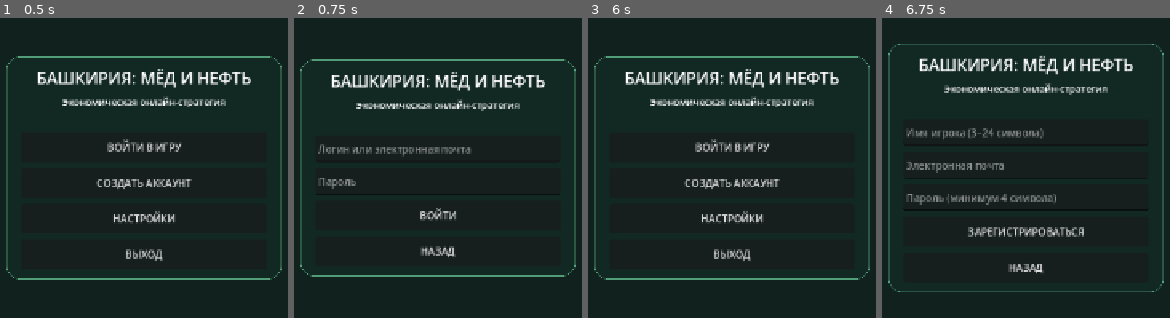
Above: before the commit, frames 1-4 (left to right).
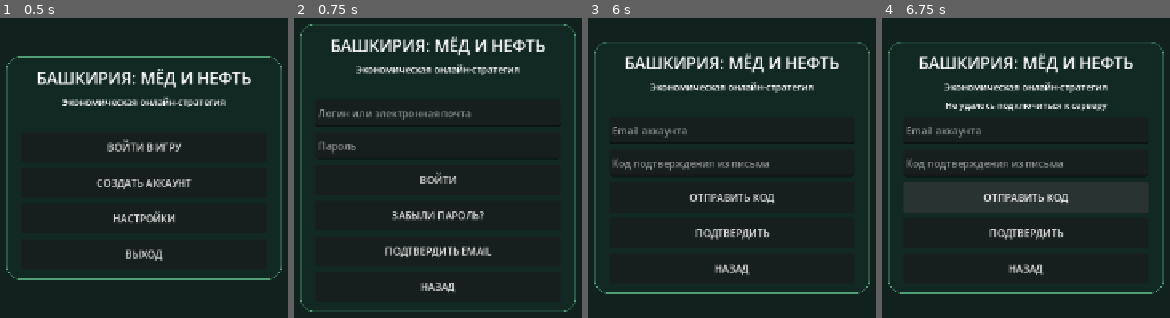
Above: after the commit, the same moments.

Repository: maillunex-lang/LunexEconom
Game: Godot game, scene res://main.tscn
The game is run twice, just before and just after one commit, with the same random seed, the same clock (stepped at 60 frames per second) and the same inputs.
Inputs (mouse positions are in pixels of both pictures, inside the frame that each line leads up to):
- Up to frame 1 (0.5 s): no input
- Up to frame 2 (0.75 s): click "ВОЙТИ В ИГРУ" at 0.5 s
- Up to frame 3 (6 s): click "НАЗАД" at 1.25 s; click "СОЗДАТЬ АККАУНТ" at 2 s; click "НАЗАД" at 2.75 s; click "НАСТРОЙКИ" at 3.5 s; click "НАЗАД" at 4.25 s; click "ВОЙТИ В ИГРУ" at 5 s; click (732, 252) at 5.75 s, where only the run after the commit has a clickable "ПОДТВЕРДИТЬ EMAIL"
- Up to frame 4 (6.75 s): click (1026, 198) at 6.5 s, where only the run after the commit has a clickable "ОТПРАВИТЬ КОД"

Frame 1 is identical in both runs. In frame 2, 13% of the frame differs, in the area x 2-98%, y 2-98%; in frame 3, 12%; in frame 4, 9.5%.

Commit message:
feat(android): add email confirmation, recovery and logout-all screens

Diff:
--- a/client/main.gd
+++ b/client/main.gd
@@ -7,6 +7,9 @@
 var username: LineEdit
 var email: LineEdit
 var password: LineEdit
+var security_email: LineEdit
+var security_code: LineEdit
+var new_password: LineEdit
 var login_id: LineEdit
 var token := ""
 var mode := "home"
@@ -125,6 +128,8 @@
     login_id = _field("Логин или электронная почта")
     password = _field("Пароль", true)
     _button("ВОЙТИ", func(): _submit_login())
+    _button("ЗАБЫЛИ ПАРОЛЬ?", func(): _show_recovery())
+    _button("ПОДТВЕРДИТЬ EMAIL", func(): _show_verification())
     _button("НАЗАД", func(): _show_home())
     _layout()
 
@@ -136,6 +141,27 @@
     password = _field("Пароль (минимум 4 символа)", true)
     _button("ЗАРЕГИСТРИРОВАТЬСЯ", func(): _submit_register())
     _button("НАЗАД", func(): _show_home())
+    _layout()
+
+func _show_recovery() -> void:
+    mode = "recovery"
+    _panel()
+    security_email = _field("Email аккаунта")
+    security_code = _field("Код из письма (для смены пароля)")
+    new_password = _field("Новый пароль (от 4 символов)", true)
+    _button("ПОЛУЧИТЬ КОД", func(): _send("/auth/password/request", {"email":security_email.text.strip_edges()}))
+    _button("СМЕНИТЬ ПАРОЛЬ", func(): _send("/auth/password/reset", {"token":security_code.text.strip_edges(), "password":new_password.text}))
+    _button("НАЗАД", func(): _show_login())
+    _layout()
+
+func _show_verification() -> void:
+    mode = "verification"
+    _panel()
+    security_email = _field("Email аккаунта")
+    security_code = _field("Код подтверждения из письма")
+    _button("ОТПРАВИТЬ КОД", func(): _send("/auth/verify/request", {"email":security_email.text.strip_edges()}))
+    _button("ПОДТВЕРДИТЬ", func(): _send("/auth/verify/confirm", {"token":security_code.text.strip_edges()}))
+    _button("НАЗАД", func(): _show_login())
     _layout()
 
 func _show_settings() -> void:
@@ -150,6 +176,8 @@
         _show_settings()
     )
     _label("Горизонтальный экран · безопасные поля", 13)
+    if GameSession.is_authenticated():
+        _button("ВЫЙТИ СО ВСЕХ УСТРОЙСТВ", func(): _send("/auth/logout-all", {}))
     _button("НАЗАД", func(): _show_home())
     _layout()
 
@@ -165,6 +193,8 @@
     pending = route
     status_label.text = "Подключение к серверу..."
     var headers := PackedStringArray(["Content-Type: application/json"])
+    if GameSession.is_authenticated():
+        headers.append("Authorization: Bearer " + GameSession.access_token)
     var err := request.request(API + route, headers, HTTPClient.METHOD_POST, JSON.stringify(payload))
     if err != OK:
         busy = false
@@ -178,13 +208,20 @@
     var data = JSON.parse_string(body.get_string_from_utf8())
     if not data is Dictionary:
         status_label.text = "Некорректный ответ сервера"
+        return
+    if code == 200 and pending == "/auth/logout-all":
+        GameSession.sign_out()
+        _show_home()
+        return
+    if code == 200 and pending.begins_with("/auth/") and not data.has("token"):
+        status_label.text = "Операция выполнена. Проверьте почту, если запрашивали код."
         return
     if code == 200 and data.has("token"):
         token = str(data.token)
         GameSession.sign_in(token, str(data.get("username", "")))
         _enter_world()
     else:
-        var errors := {"invalid_username":"Проверьте имя игр …(215 unchanged characters)… Слишком много попыток, попробуйте позже"}
+        var errors := {"invalid_username":"Проверьте имя игр …(215 unchanged characters)… Слишком много попыток, попробуйте позже", "email_unavailable":"Почтовый сервис пока недоступен", "invalid_or_expired_token":"Неверный или просроченный код", "unauthorized":"Необходимо войти в аккаунт"}
         status_label.text = errors.get(str(data.get("error","")), "Сервер ответил: %d" % code)
 
 func _enter_world() -> void:
